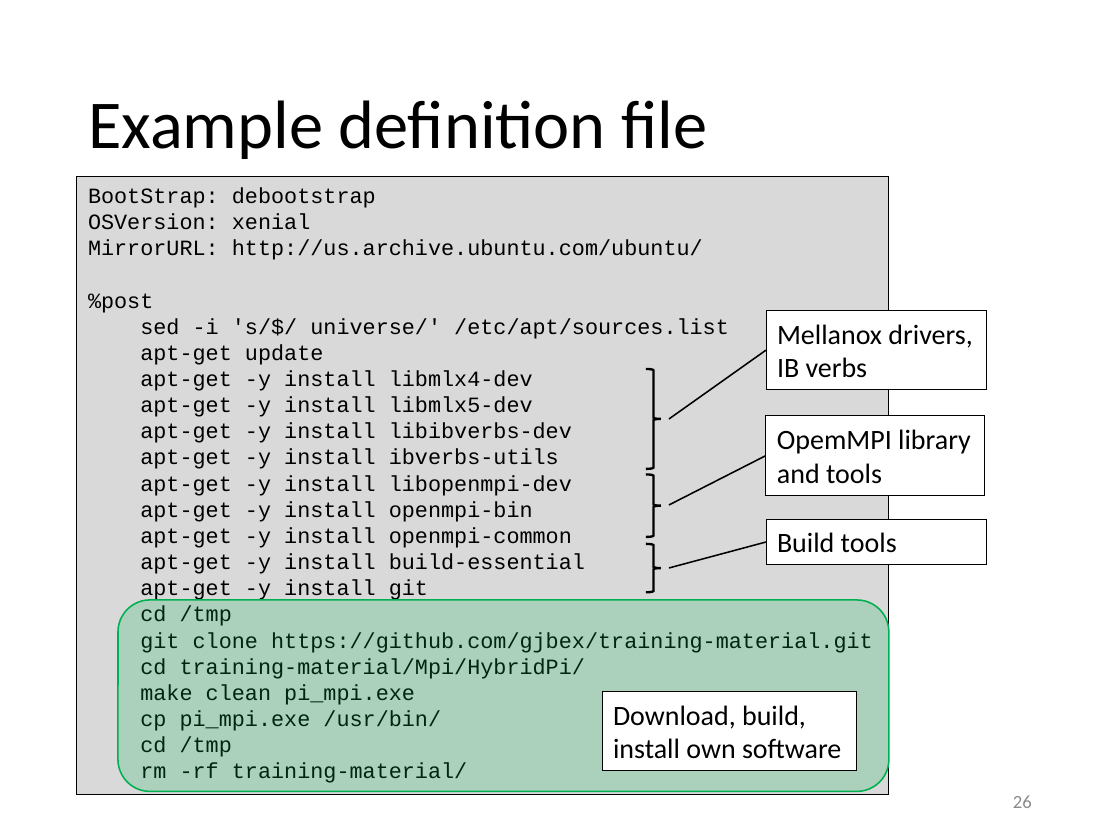
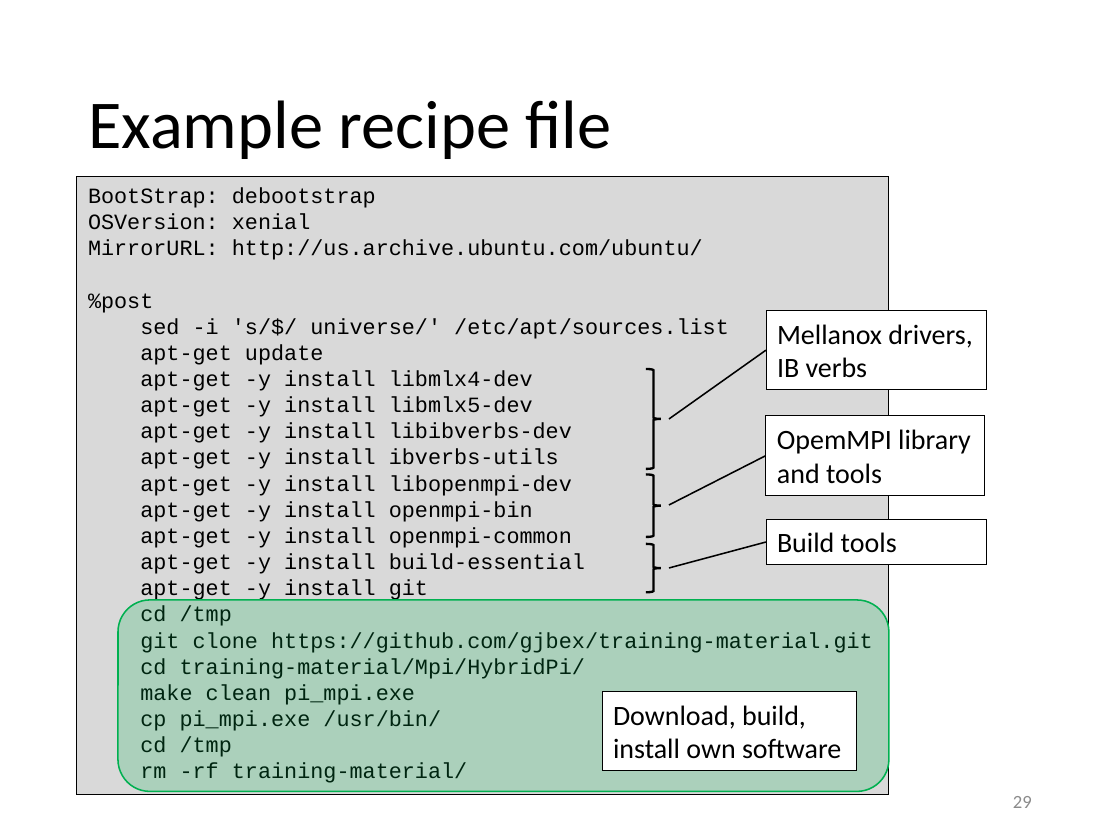
Before and after one commit to gjbex/training-material, a slide deck: slide 29 of Virtualization/singularity.pptx (slide 26 before the commit). Drawn at 1120x840 pixels with LibreOffice and Linux fonts; fonts in the diff are those of the drawing. Boxes give left, top, right and bottom in pixels: in the first picture for what was removed or moved away, otherwise in the second. Text is boxed around its words. In the diff, an @@ line names an element or a change of style, - is before the commit and + after.

```diff
--- a/Virtualization/singularity.pptx
+++ b/Virtualization/singularity.pptx
@@ title at <box>88,100,611,159</box>: text changed @@
-Example definition file
+Example recipe file
@@ page number at <box>1013,796,1032,808</box>: text changed @@
-26
+29
```
Also in this commit, not shown: 14 other slides changed, 4 slides added.
